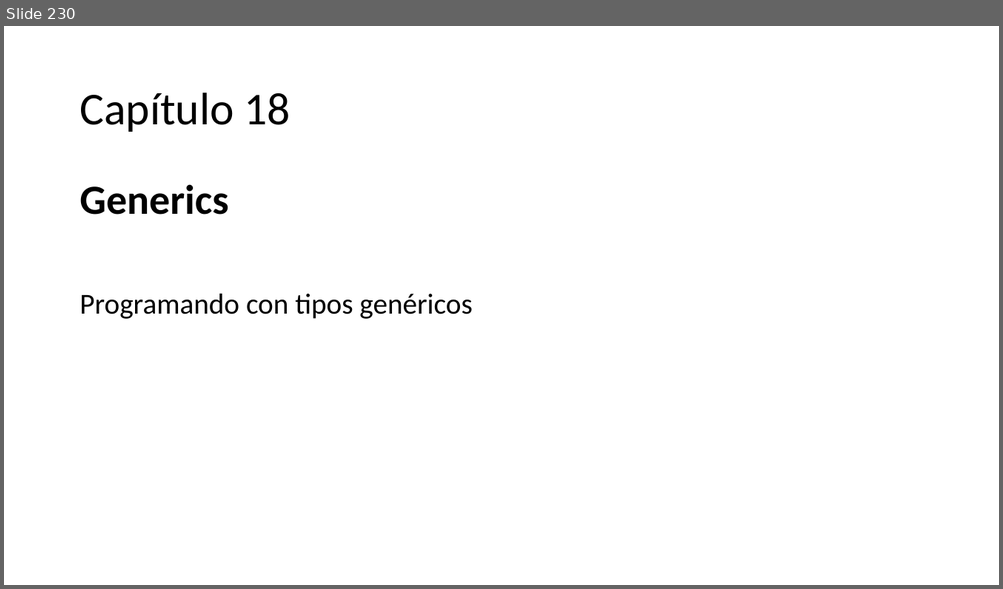
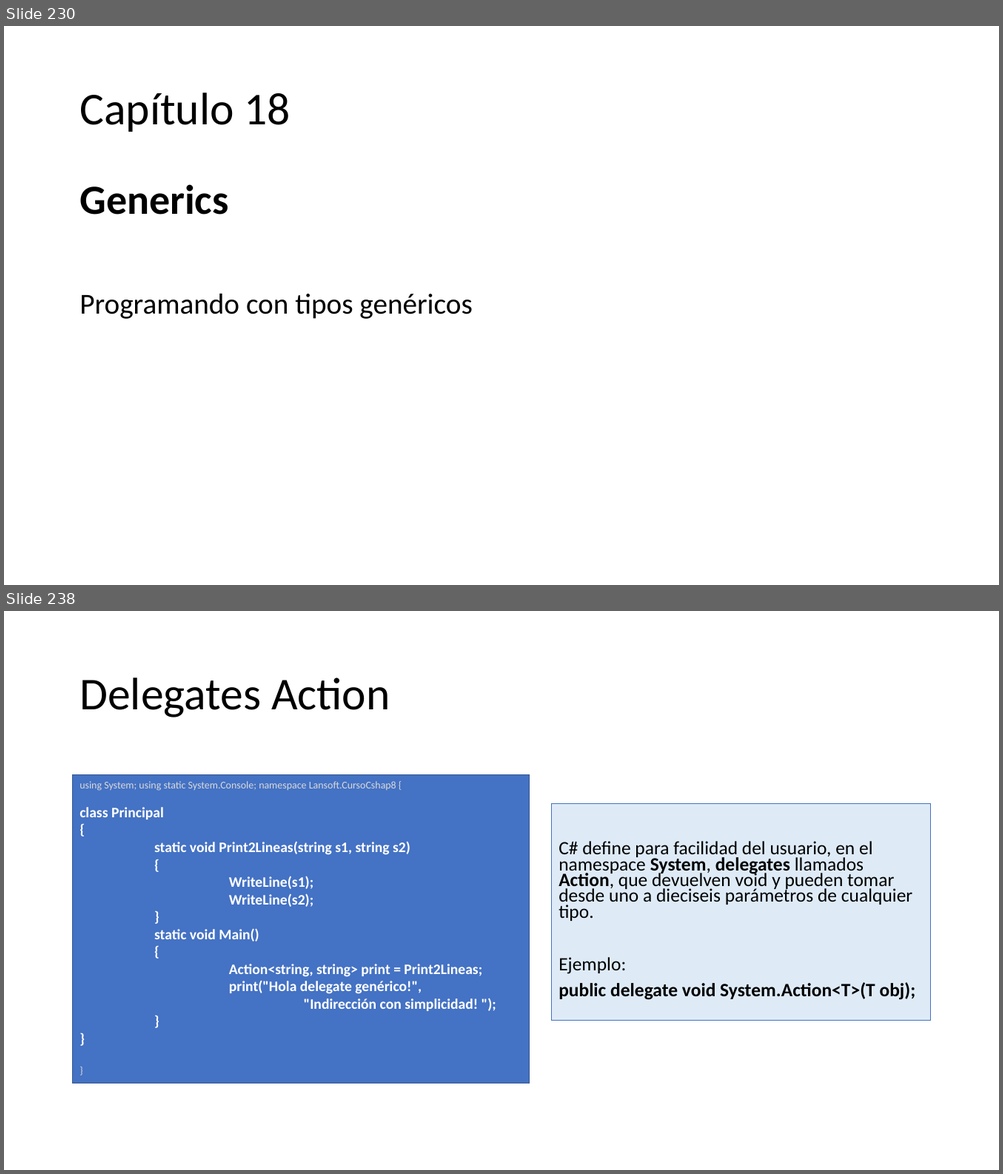
Before and after one commit to AlbertOsinaga/CursoCSharp__8, a slide deck: CSharpQuickReferencia.pptx. Shown one above the other, each under a label of ours: slide 230 before the commit, slides 230 and 238 after it; the slides between them are not shown. The pictures are 1003x589 and 1003x1174 pixels, drawn with LibreOffice and Linux fonts; fonts in the diff are those of the drawing. Boxes give left, top, right and bottom in pixels: in the first picture for what was removed or moved away, otherwise in the second. Text is boxed around its words. In the diff, an @@ line names an element or a change of style, - is before the commit and + after.

```diff
--- a/CSharpQuickReferencia.pptx
+++ b/CSharpQuickReferencia.pptx
@@ slide 238 added at (4,611,999,1170), background #FFFFFF @@
@@ title added at (79,678,390,718), 44 pt, text #000000 @@
+Delegates Action
@@ rectangle added at (73,775,529,1084), fill #4472C4, outline #325491 1 pt, 14 pt, text #FFFFFF, bold @@
+using System; using static System.Console; namespace Lansoft.CursoCshap8 {
+class Principal
+{
+static void Print2Lineas(string s1, string s2)
+{
+WriteLine(s1);
+WriteLine(s2);
+}
+static void Main()
+{
+Action<string, string> print = Print2Lineas;
+print("Hola delegate genérico!",
+"Indirección con simplicidad! ");
+}
+}
+}
@@ text added at (551,804,930,1022), fill #DEEBF7, outline #4472C4 0.75 pt, 18.2 pt, text #000000 @@
+C# define para facilidad del usuario, en el namespace System, delegates llamados Action, que devuelven void y pueden tomar desde uno a dieciseis parámetros de cualquier tipo.
+Ejemplo:
+public delegate void System.Action<T>(T obj);
```
Also in this commit, not shown: 14 other slides added, 1 other file.
